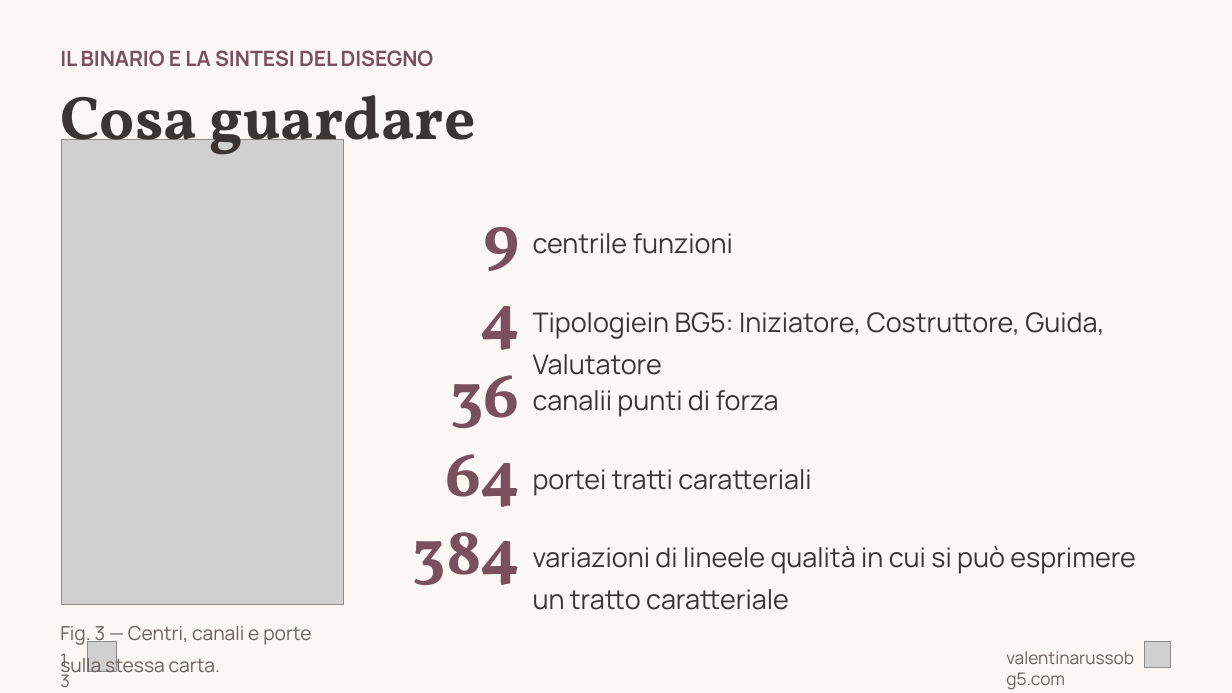
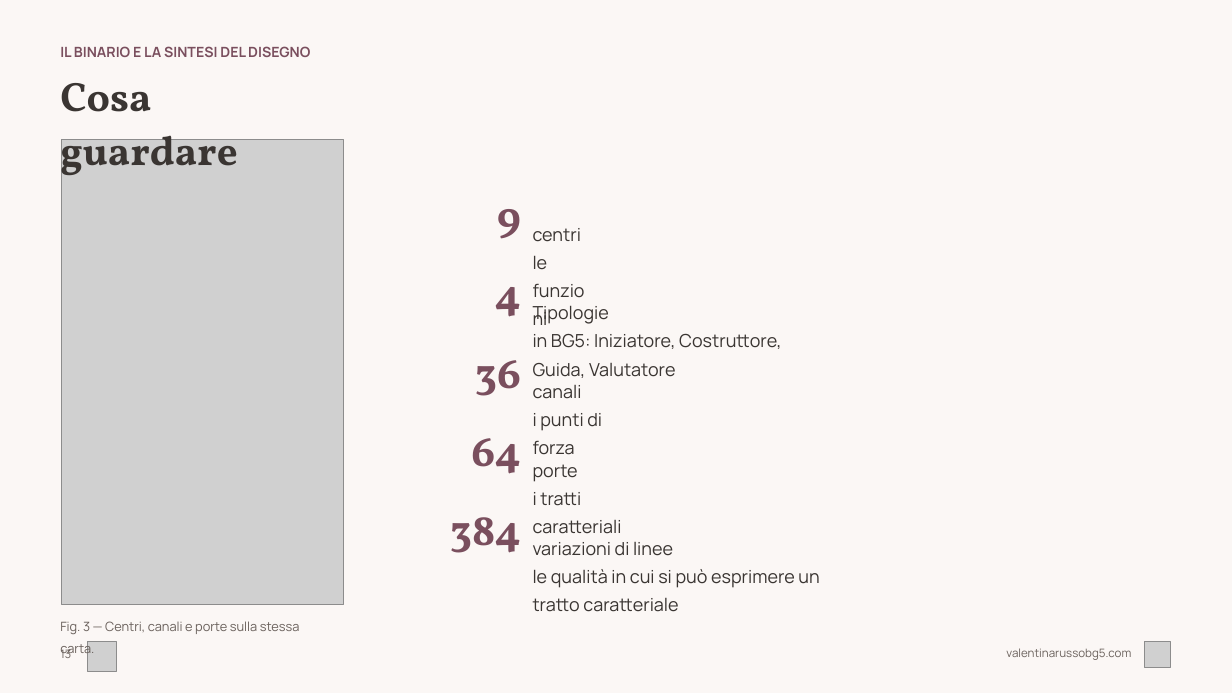
Before and after one commit to valentina-russo/valentinarusso-site, a slide deck: slide 13 of grav-site/root/kit-corso/corso-base-hd.pptx. Drawn at 1232x693 pixels with LibreOffice and Linux fonts; fonts in the diff are those of the drawing; grey boxes stand for pictures. Boxes give left, top, right and bottom in pixels: in the first picture for what was removed or moved away, otherwise in the second. Text is boxed around its words. In the diff, an @@ line names an element or a change of style, - is before the commit and + after.

```diff
--- a/grav-site/root/kit-corso/corso-base-hd.pptx
+++ b/grav-site/root/kit-corso/corso-base-hd.pptx
@@ text "IL BINARIO E LA SINTESI ..." at box(60, 46, 310, 57): size 16.5 to 11 pt @@
@@ text "Cosa guardare" at box(60, 83, 237, 184): size 48 to 32 pt @@
@@ text "9": place and size @@
-text "9" at box(484, 227, 520, 271)
+text "9" at box(497, 209, 521, 239)
@@ text at box(533, 228, 582, 270): text changed; size 21 to 14 pt @@
-centrile funzioni
+centri
+le funzioni
@@ size 51 to 34 pt in 5 elements at box(450, 517, 521, 553), box(471, 438, 521, 474), box(475, 360, 521, 396), box(497, 209, 521, 239), box(495, 287, 521, 317) @@
@@ text "4": place and size @@
-text "4" at box(480, 306, 520, 350)
+text "4" at box(495, 287, 521, 317)
@@ text at box(533, 305, 781, 378): text changed; size 21 to 14 pt @@
-Tipologiein BG5: Iniziatore, Costruttore, Guida, Valutatore
+Tipologie
+in BG5: Iniziatore, Costruttore, Guida, Valutatore
@@ text "36": place and size @@
-text "36" at box(450, 375, 519, 428)
+text "36" at box(475, 360, 521, 396)
@@ text at box(533, 385, 602, 455): text changed; size 21 to 14 pt @@
-canalii punti di forza
+canali
+i punti di forza
@@ text "64": place and size @@
-text "64" at box(445, 454, 520, 507)
+text "64" at box(471, 438, 521, 474)
@@ text at box(533, 464, 622, 534): text changed; size 21 to 14 pt @@
-portei tratti caratteriali
+porte
+i tratti caratteriali
@@ text "384": place and size @@
-text "384" at box(413, 532, 520, 585)
+text "384" at box(450, 517, 521, 553)
@@ text at box(533, 542, 819, 612): text changed; size 21 to 14 pt @@
-variazioni di lineele qualità in cui si può esprimere un tratto caratteriale
+variazioni di linee
+le qualità in cui si può esprimere un tratto caratteriale
@@ text "Fig. 3 — Centri, canali ..." at box(60, 621, 300, 658): size 15 to 10 pt @@
@@ text "13" at box(60, 648, 71, 658): size 13.5 to 9 pt @@
@@ text "valentinarussobg5.com" at box(1006, 648, 1131, 660): size 13.5 to 9 pt @@
```
Also in this commit, not shown: 29 other slides changed, 1 other file.
